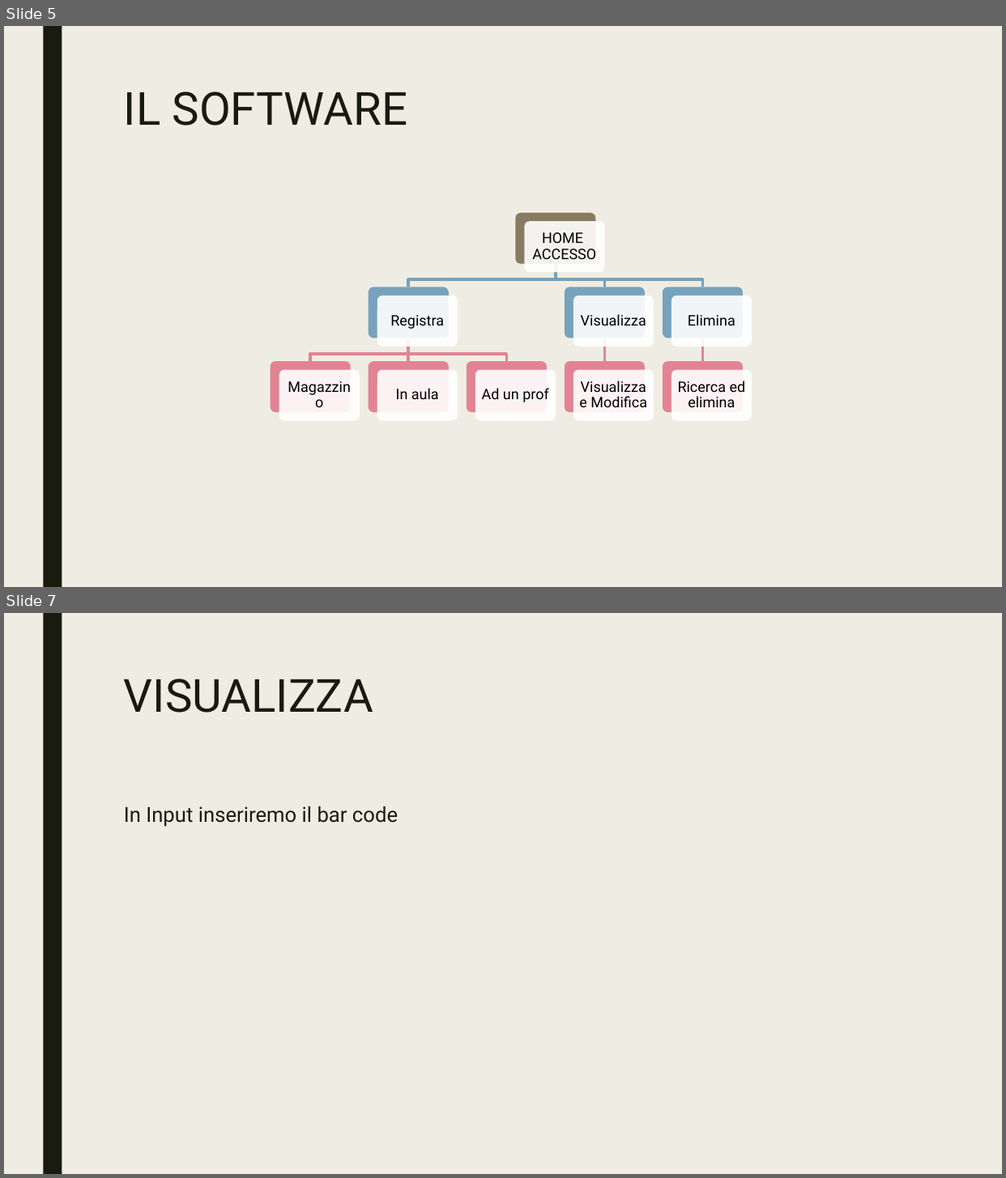
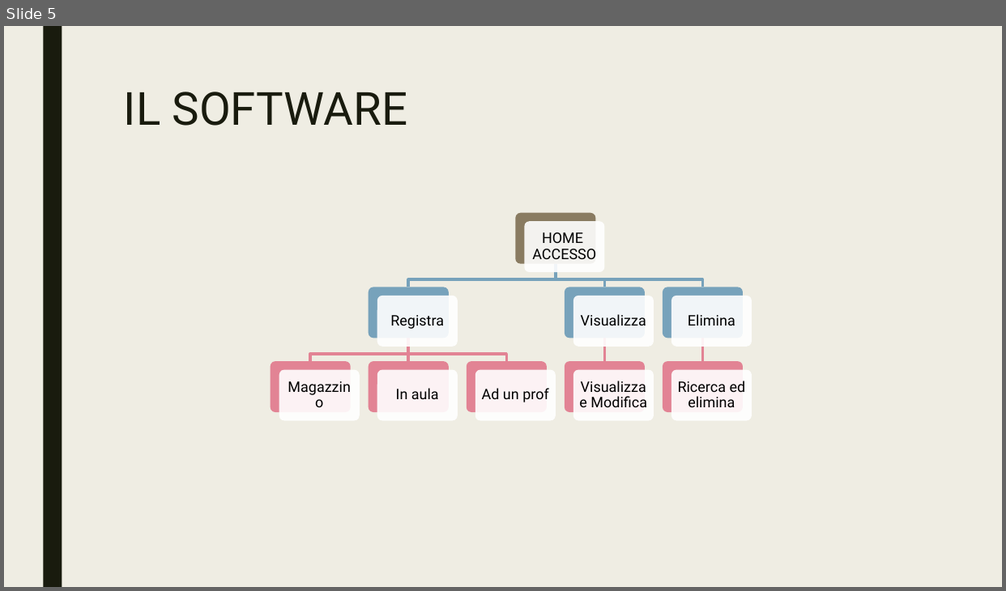
Before and after one commit to CamagniR/GestioneProgetto, a slide deck: DOCUMENTAZIONE/Presentazione GestioneProgetto.pptx. Shown one above the other, each under a label of ours: slides 5 and 7 before the commit, slide 5 after it; the slides between them are not shown. The pictures are 1006x1178 and 1006x591 pixels, drawn with LibreOffice and Linux fonts; fonts in the diff are those of the drawing. Boxes give left, top, right and bottom in pixels: in the first picture for what was removed or moved away, otherwise in the second. Text is boxed around its words. In the diff, an @@ line names an element or a change of style, - is before the commit and + after.

```diff
--- a/DOCUMENTAZIONE/Presentazione GestioneProgetto.pptx
+++ b/DOCUMENTAZIONE/Presentazione GestioneProgetto.pptx
@@ slide 7 removed at [4, 613, 1002, 1174], background #EFEDE3; not listed: 1 template element that a slide beside it also shows @@
@@ title removed at [124, 679, 373, 713] @@
-VISUALIZZA
@@ text removed at [124, 806, 398, 827] @@
-In Input inseriremo il bar code
```
Also in this commit, not shown: 6 slides added, 1 other slide removed, 13 other files.
